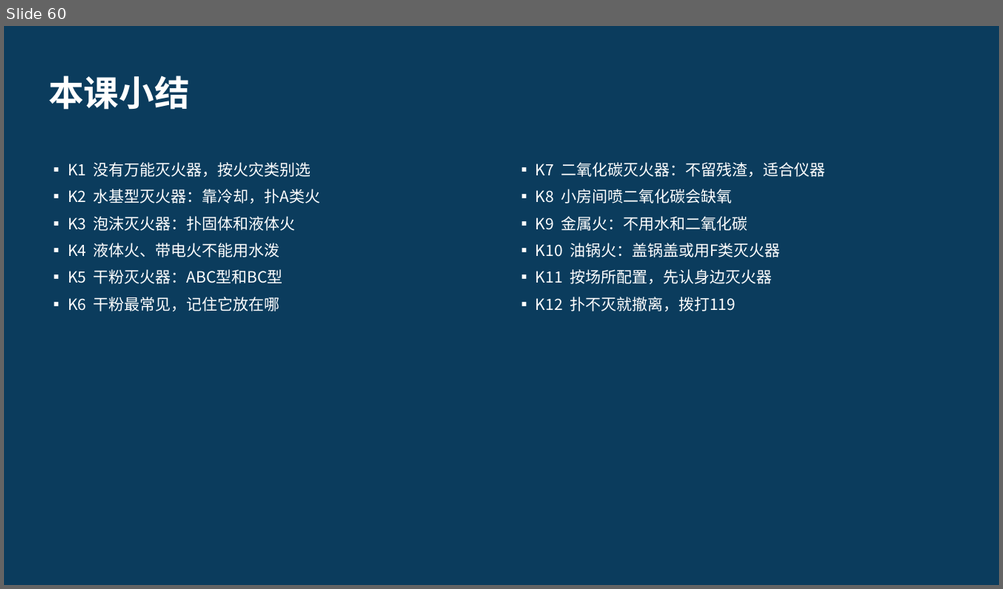
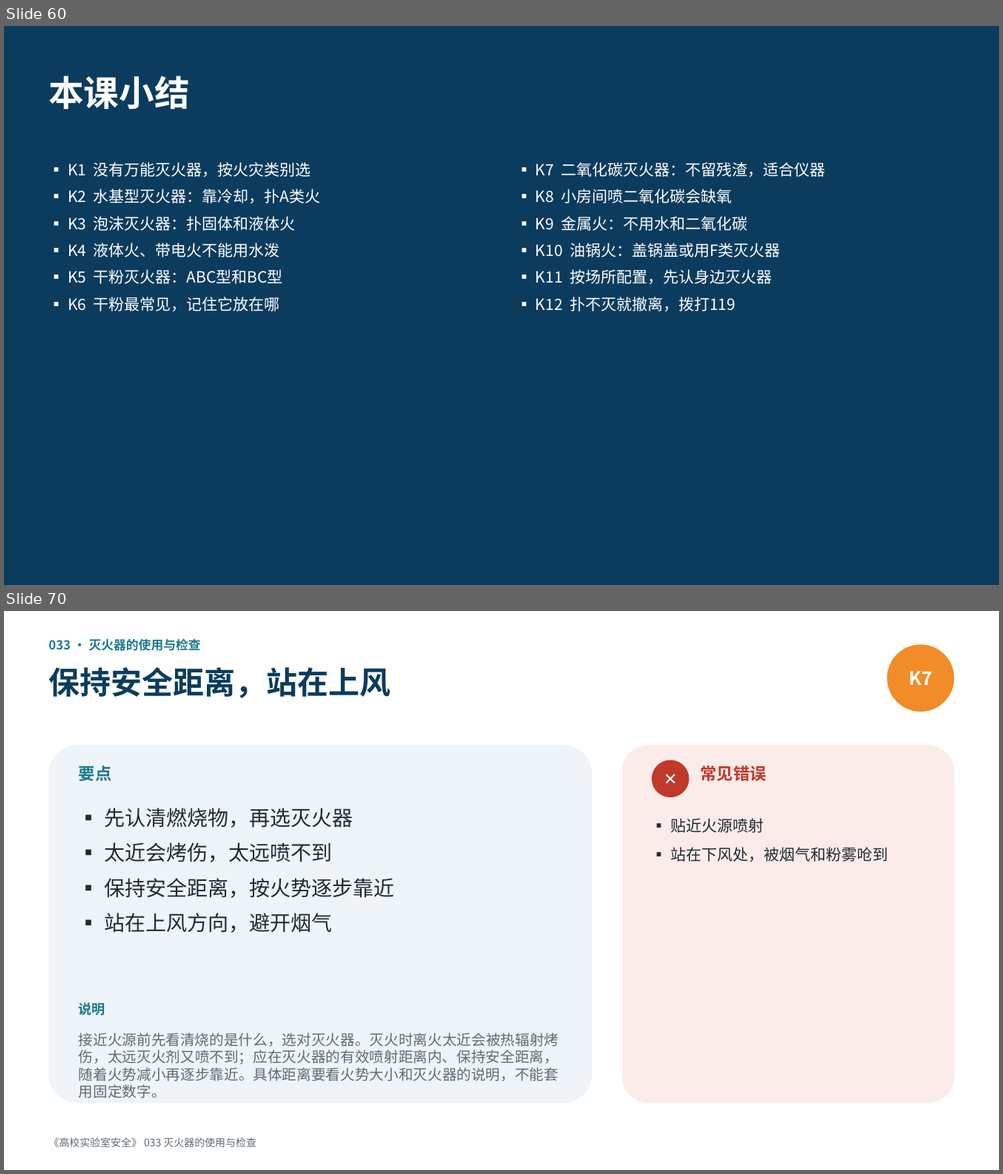
Before and after one commit to hanrongwx-max/videoyoutubo, a slide deck: course/高校实验室安全/课件/第4章_消防安全.pptx. Shown one above the other, each under a label of ours: slide 60 before the commit, slides 60 and 70 after it; the slides between them are not shown. The pictures are 1003x589 and 1003x1174 pixels, drawn with LibreOffice and Linux fonts; fonts in the diff are those of the drawing. Boxes give left, top, right and bottom in pixels: in the first picture for what was removed or moved away, otherwise in the second. Text is boxed around its words. In the diff, an @@ line names an element or a change of style, - is before the commit and + after.

```diff
--- a/course/高校实验室安全/课件/第4章_消防安全.pptx
+++ b/course/高校实验室安全/课件/第4章_消防安全.pptx
@@ slide 70 added at [4,611,999,1170], background #FFFFFF @@
@@ text added at [48,638,201,651], 12 pt, text #1D7A8C, bold @@
+033 · 灭火器的使用与检查
@@ ellipse added at [887,644,954,712], fill #F28C28, 18 pt, text #FFFFFF, bold @@
+K7
@@ text added at [48,667,390,698], 30 pt, text #0B3C5D, bold @@
+保持安全距离，站在上风
@@ rounded rectangle added at [48,745,592,1103], fill #EEF4F7 @@
@@ text added at [79,766,112,781], 16 pt, text #1D7A8C, bold @@
+要点
@@ rounded rectangle added at [622,745,954,1103], fill #FBECEA @@
@@ ellipse added at [652,760,689,797], fill #C0392B, 16 pt, text #FFFFFF, bold @@
+✕
@@ text added at [700,766,765,781], 16 pt, text #C0392B, bold @@
+常见错误
@@ text added at [104,808,395,933], 20 pt, text #222B33 @@
+▪ 先认清燃烧物，再选灭火器
+▪ 太近会烤伤，太远喷不到
+▪ 保持安全距离，按火势逐步靠近
+▪ 站在上风方向，避开烟气
@@ text added at [671,818,888,862], 15 pt, text #222B33 @@
+▪ 贴近火源喷射
+▪ 站在下风处，被烟气和粉雾呛到
@@ text added at [79,1003,105,1016], 13 pt, text #1D7A8C, bold @@
+说明
@@ text added at [79,1033,559,1082], 14 pt, text #5F6B75 @@
+接近火源前先看清烧的是什么，选对灭火器。灭火时离火太近会被热辐射烤伤，太远灭火剂又喷不到；应在灭火器的有效喷射距离内、保持安全距离，随着火势减小再逐步靠近。具体距离要看火势大小和灭火器的说明，不能套用固定数字。
@@ text added at [48,1138,256,1147], 10 pt, text #5F6B75 @@
+《高校实验室安全》 033 灭火器的使用与检查
```
Also in this commit, not shown: 18 other slides added, 2 other files.
